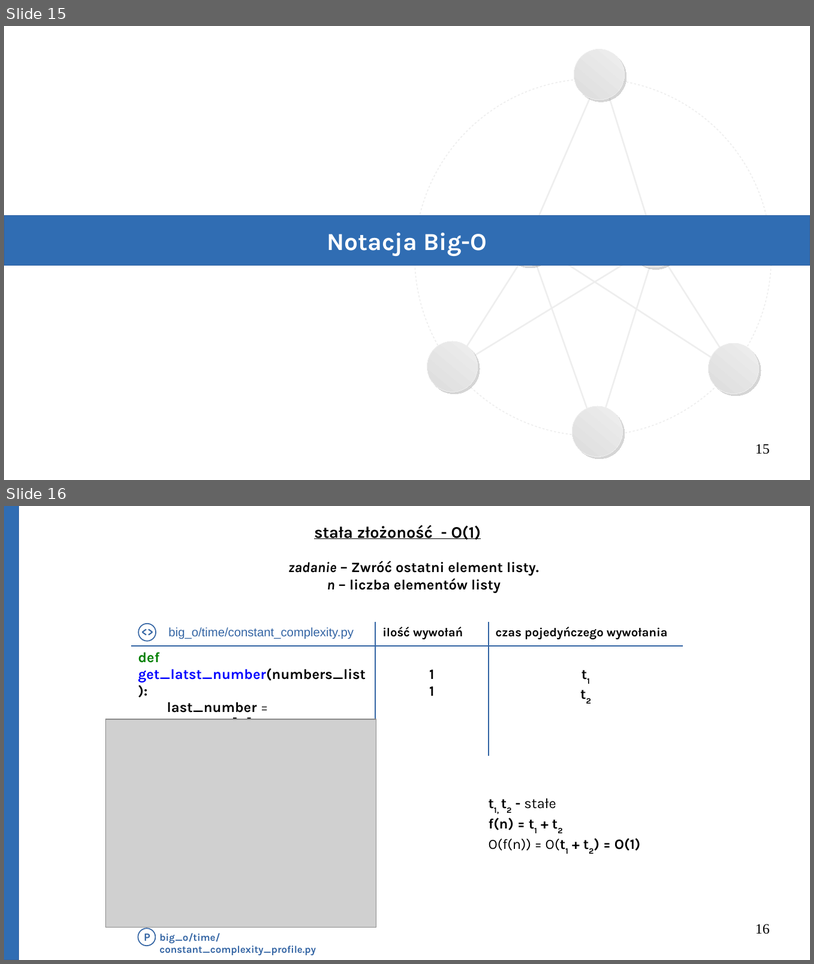
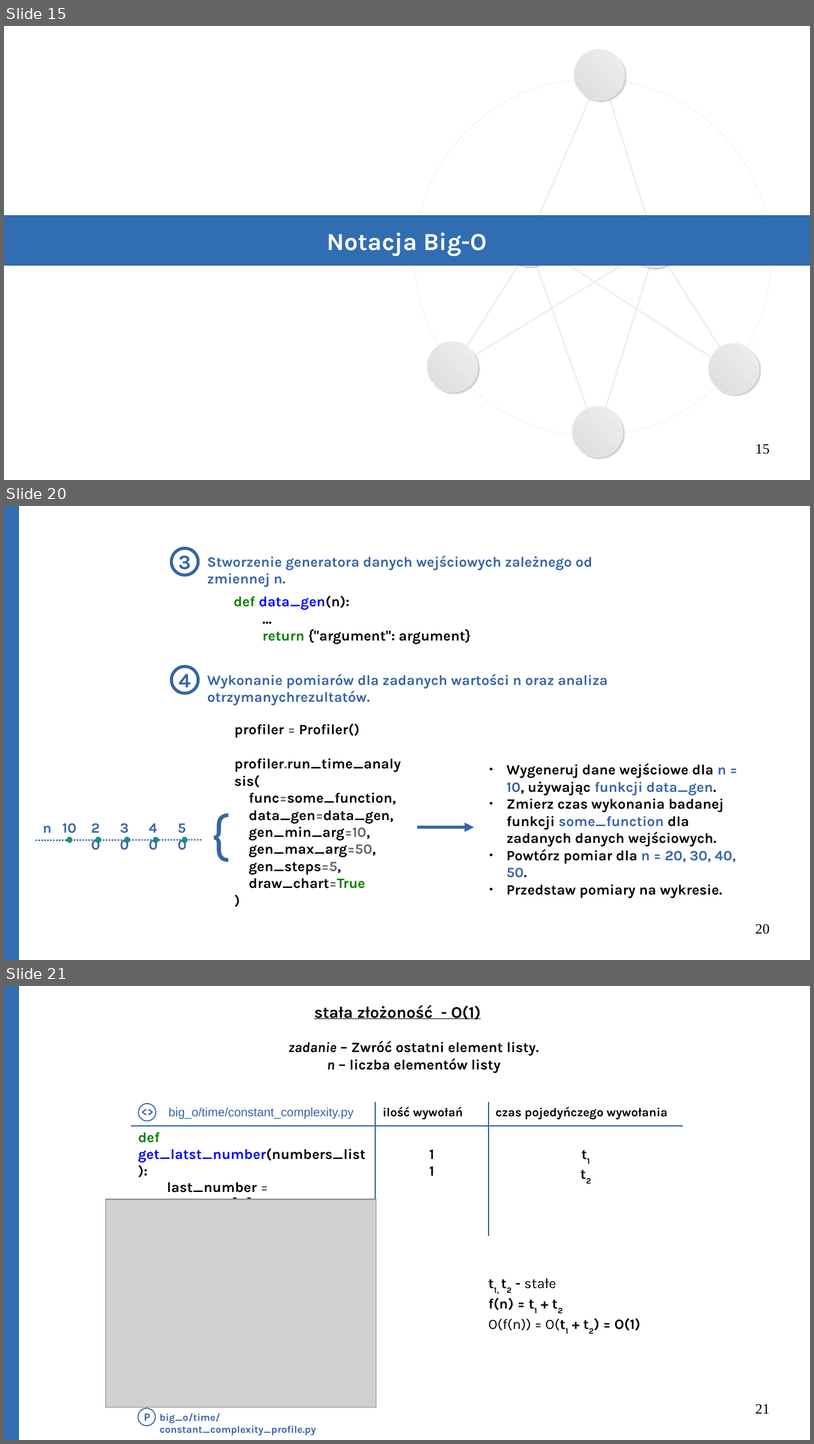
Before and after one commit to Michael-Wisniewski/algorithmic-workshop, a slide deck: gotowa.odp. Shown one above the other, each under a label of ours: slides 15 and 16 before the commit, slides 15, 20 and 21 after it; the slides between them are not shown. The pictures are 814x964 and 814x1444 pixels, drawn with LibreOffice and Linux fonts; fonts in the diff are those of the drawing; grey boxes stand for pictures. Boxes give left, top, right and bottom in pixels: in the first picture for what was removed or moved away, otherwise in the second. Text is boxed around its words. In the diff, an @@ line names an element or a change of style, - is before the commit and + after.

```diff
--- a/gotowa.odp
+++ b/gotowa.odp
@@ slide 20 added at bbox=[4, 506, 810, 960], background #FFFFFF @@
@@ rectangle added at bbox=[4, 506, 18, 960], fill #306DB3, outline #3465A4 0 pt @@
@@ ellipse added at bbox=[171, 549, 198, 576], fill #FFFFFF, outline #3465A4 3 pt @@
@@ text added at bbox=[179, 550, 191, 574], 20 pt, text #3465A4, bold @@
+3
@@ text added at bbox=[207, 555, 593, 587], 14 pt, text #3465A4, bold @@
+Stworzenie generatora danych wejściowych zależnego od zmiennej n.
@@ text added at bbox=[234, 595, 471, 644], 14 pt, text #000000, bold @@
+def data_gen(n):
+…
+return {"argument": argument}
@@ ellipse added at bbox=[171, 666, 198, 693], fill #FFFFFF, outline #3465A4 3 pt @@
@@ text added at bbox=[175, 666, 196, 700], 20 pt, text #3465A4, bold @@
+!
@@ text added at bbox=[179, 669, 191, 692], 20 pt, text #3465A4, bold @@
+4
@@ text added at bbox=[207, 673, 608, 705], 14 pt, text #3465A4, bold @@
+Wykonanie pomiarów dla zadanych wartości n oraz analiza otrzymanychrezultatów.
@@ text added at bbox=[234, 723, 401, 888], 14 pt, text #000000, bold @@
+profiler = Profiler()
+profiler.run_time_analysis(
+func=some_function,
+data_gen=data_gen,
+gen_min_arg=10,
+gen_max_arg=50,
+gen_steps=5,
+draw_chart=True
+)
@@ text added at bbox=[507, 763, 736, 898], 14 pt, text #000000, bold @@
+● Wygeneruj dane wejściowe dla n = 10, używając funkcji data_gen.
+● Zmierz czas wykonania badanej funkcji some_function dla zadanych danych wejściowych.
+● Powtórz pomiar dla n = 20, 30, 40, 50.
+● Przedstaw pomiary na wykresie.
@@ text added at bbox=[203, 796, 273, 939], 54 pt, text #3465A4 @@
+{
@@ text added at bbox=[43, 825, 52, 832], 14 pt, text #3465A4, bold @@
+n
@@ text added at bbox=[62, 823, 76, 833], 14 pt, text #3465A4, bold @@
+10
@@ text added at bbox=[84, 815, 113, 861], 14 pt, text #3465A4, bold @@
+20
@@ text added at bbox=[113, 815, 143, 861], 14 pt, text #3465A4, bold @@
+30
@@ text added at bbox=[141, 815, 171, 861], 14 pt, text #3465A4, bold @@
+40
@@ arrow added from (417, 827) to (474, 827), #3465A4 3 pt @@
@@ line added from (35, 840) to (201, 840), #3465A4 1.5 pt @@
@@ ellipse added at bbox=[67, 837, 72, 842], fill #159979, outline #159979 0 pt @@
@@ ellipse added at bbox=[95, 837, 101, 842], fill #159979, outline #159979 0 pt @@
@@ ellipse added at bbox=[125, 837, 130, 842], fill #159979, outline #159979 0 pt @@
@@ ellipse added at bbox=[153, 837, 158, 842], fill #159979, outline #159979 0 pt @@
@@ ellipse added at bbox=[182, 837, 187, 842], fill #159979, outline #159979 0 pt @@
@@ text added at bbox=[249, 844, 376, 857], 14 pt, text #3465A4, bold @@
+50
@@ page number added at bbox=[756, 924, 770, 934], 14 pt, text #000000 @@
+20
@@ what was slide 16 is now slide 21 @@
@@ page number at bbox=[756, 1404, 770, 1413]: text changed @@
-16
+21
```
Also in this commit, not shown: 4 slides changed, 8 other slides added, 1 other file.
